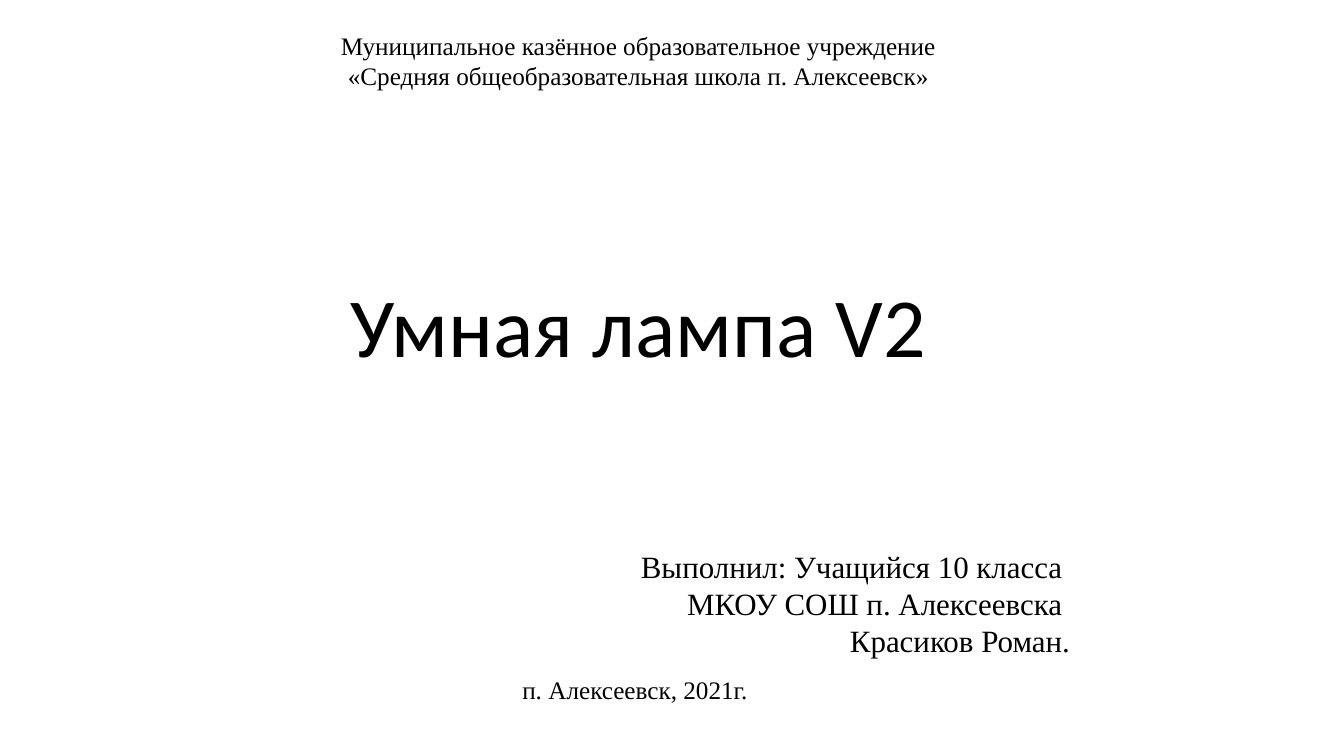
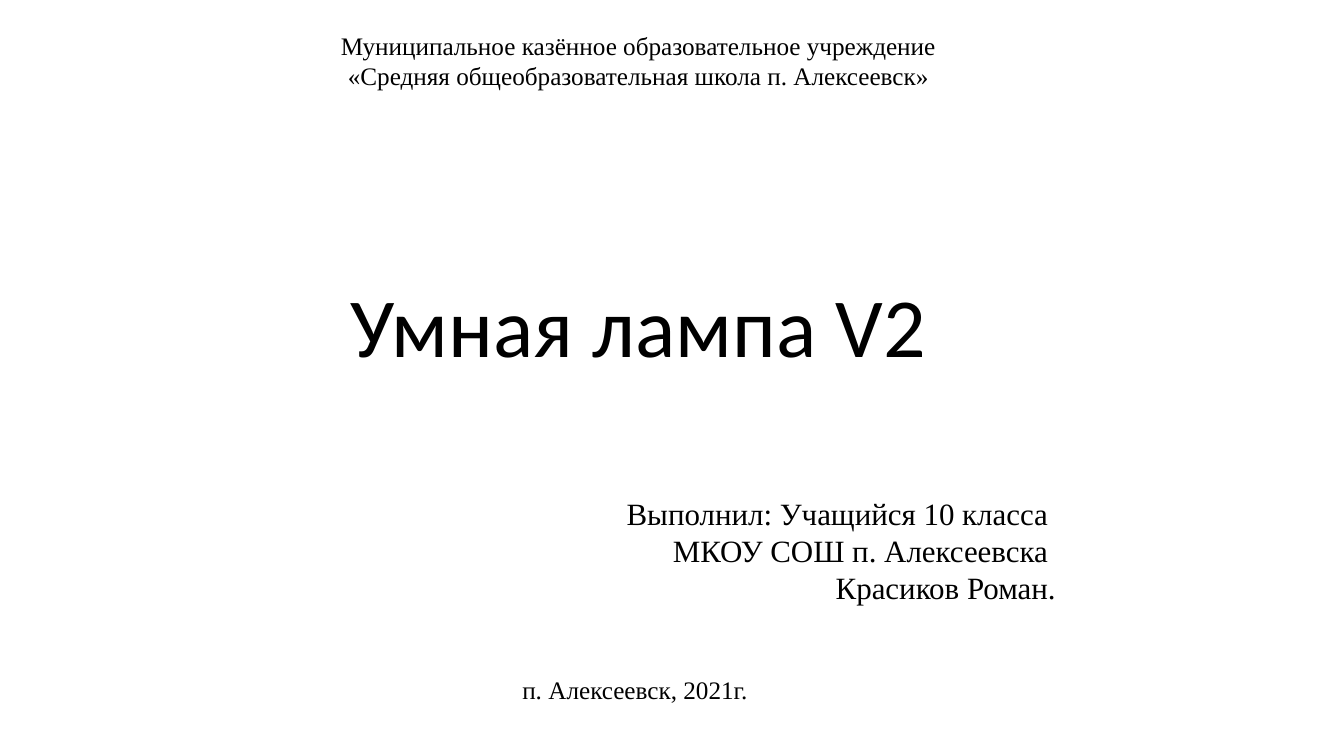
Before and after one commit to Roman-Ivanitch/Project.9.class, a slide deck: slide 1 of presentation.pptx. Drawn at 1344x756 pixels with LibreOffice and Linux fonts; fonts in the diff are those of the drawing; background and template pictures are left out. Boxes give left, top, right and bottom in pixels: in the first picture for what was removed or moved away, otherwise in the second. Text is boxed around its words. In the diff, an @@ line names an element or a change of style, - is before the commit and + after.

```diff
--- a/presentation.pptx
+++ b/presentation.pptx
@@ subtitle "Выполнил: Учащийся 10 класса": place and size @@
-subtitle "Выполнил: Учащийся 10 класса" at bbox=[641, 556, 1070, 658]
+subtitle "Выполнил: Учащийся 10 класса" at bbox=[627, 503, 1056, 605]
```
Also in this commit, not shown: 8 other files.
